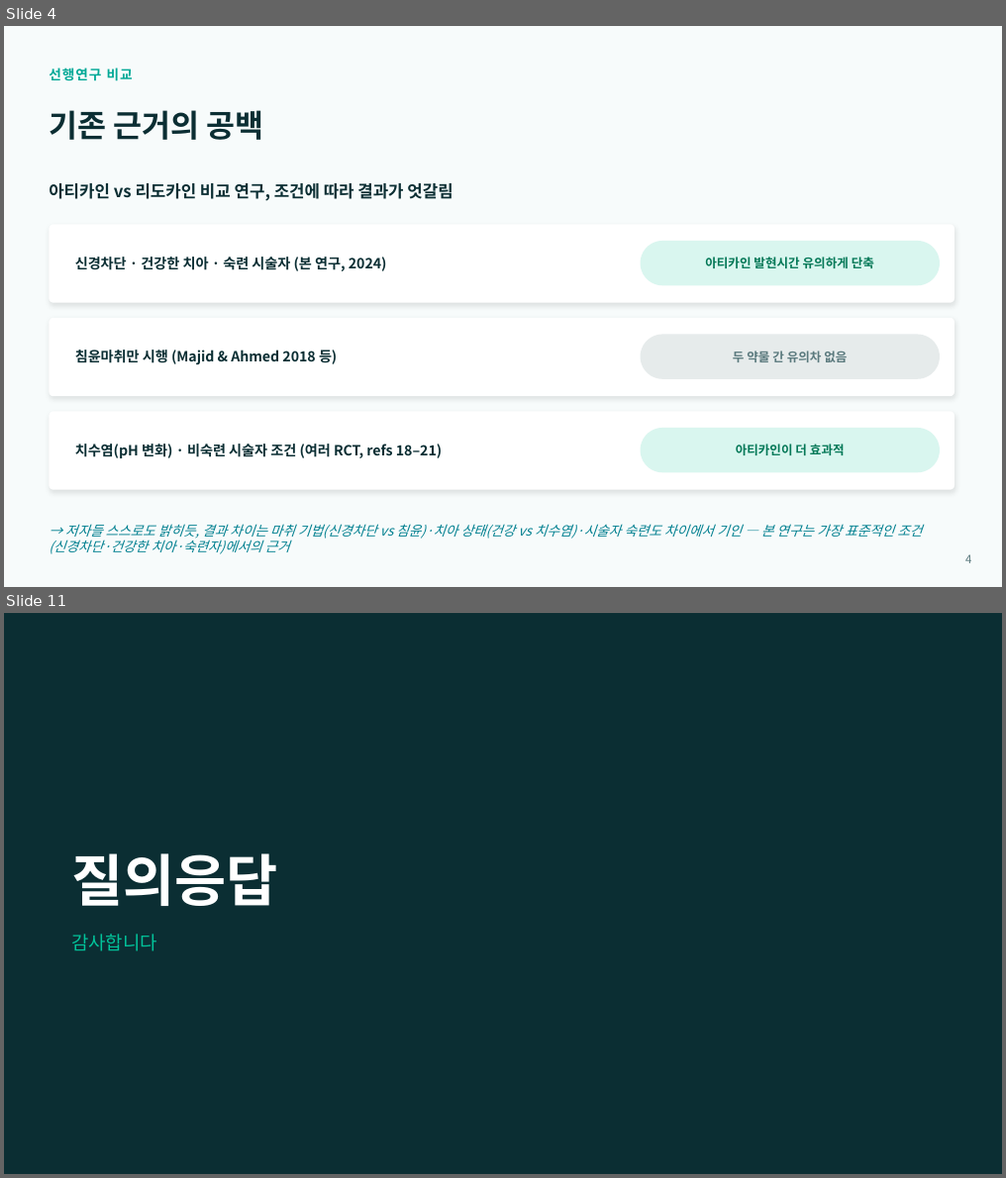
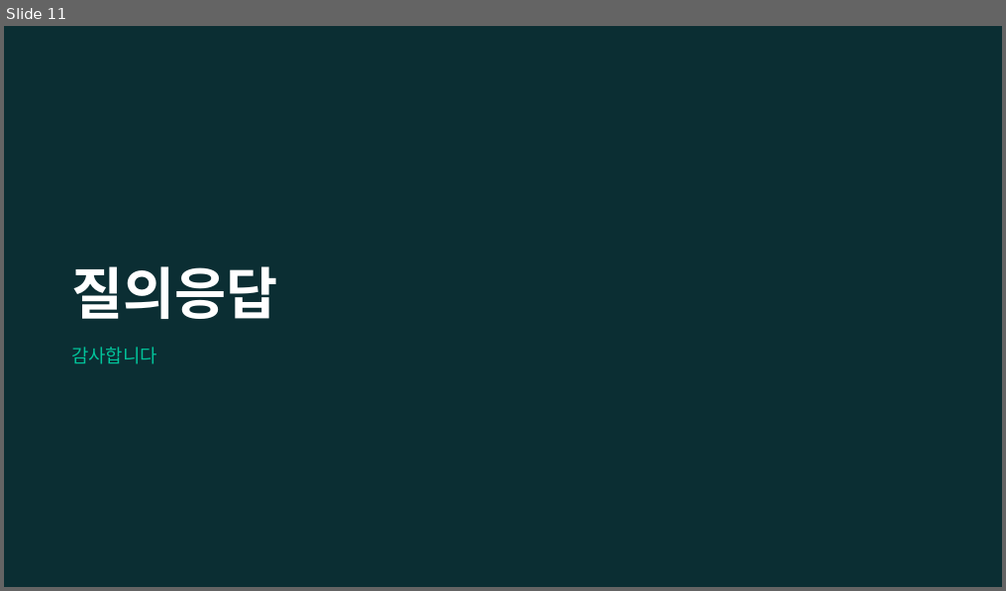
Before and after one commit to yojokem/-, a slide deck: 치과약리학실험2-논문발표/치과약리학실험2_논문발표.pptx. Shown one above the other, each under a label of ours: slides 4 and 11 before the commit, slide 11 after it; the slides between them are not shown. The pictures are 1006x1178 and 1006x591 pixels, drawn with LibreOffice and Linux fonts; fonts in the diff are those of the drawing. Boxes give left, top, right and bottom in pixels: in the first picture for what was removed or moved away, otherwise in the second. Text is boxed around its words. In the diff, an @@ line names an element or a change of style, - is before the commit and + after.

```diff
--- a/치과약리학실험2-논문발표/치과약리학실험2_논문발표.pptx
+++ b/치과약리학실험2-논문발표/치과약리학실험2_논문발표.pptx
@@ slide 4 removed at bbox=[4, 26, 1002, 587], background #F7FBFB @@
@@ text removed at bbox=[49, 68, 133, 81] @@
-선행연구 비교
@@ text removed at bbox=[49, 110, 263, 140] @@
-기존 근거의 공백
@@ text removed at bbox=[49, 183, 452, 201] @@
-아티카인 vs 리도카인 비교 연구, 조건에 따라 결과가 엇갈림
@@ rounded rectangle removed at bbox=[49, 224, 954, 303] @@
@@ text removed at bbox=[75, 257, 387, 272] @@
-신경차단 · 건강한 치아 · 숙련 시술자 (본 연구, 2024)
@@ rounded rectangle removed at bbox=[641, 241, 940, 285] @@
@@ text removed at bbox=[705, 257, 874, 269] @@
-아티카인 발현시간 유의하게 단축
@@ rounded rectangle removed at bbox=[49, 318, 954, 396] @@
@@ text removed at bbox=[75, 350, 337, 366] @@
-침윤마취만 시행 (Majid & Ahmed 2018 등)
@@ rounded rectangle removed at bbox=[641, 335, 940, 379] @@
@@ text removed at bbox=[733, 351, 846, 363] @@
-두 약물 간 유의차 없음
@@ rounded rectangle removed at bbox=[49, 411, 954, 490] @@
@@ rounded rectangle removed at bbox=[641, 428, 940, 472] @@
@@ text removed at bbox=[75, 444, 442, 459] @@
-치수염(pH 변화) · 비숙련 시술자 조건 (여러 RCT, refs 18–21)
@@ text removed at bbox=[736, 444, 845, 456] @@
-아티카인이 더 효과적
@@ text removed at bbox=[49, 524, 922, 555] @@
-→ 저자들 스스로도 밝히듯, 결과 차이는 마취 기법(신경차단 vs 침윤)·치아 상태(건강 vs 치수염)·시술자 숙련도 차이에서 기인 — 본 연구는 가장 표준적인 조건(신경차단·건강한 치아·숙련자)에서의 근거
@@ text removed at bbox=[965, 555, 971, 564] @@
-4
```
Also in this commit, not shown: 6 slides changed, 4 slides added, 3 other slides removed.
